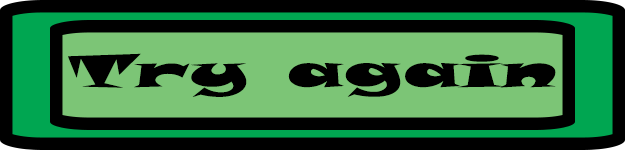
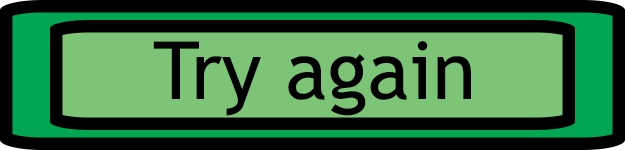
Layers edited between the first and the second (625, 150) image:
painted on "Try again" over [68, 41, 556, 116]
